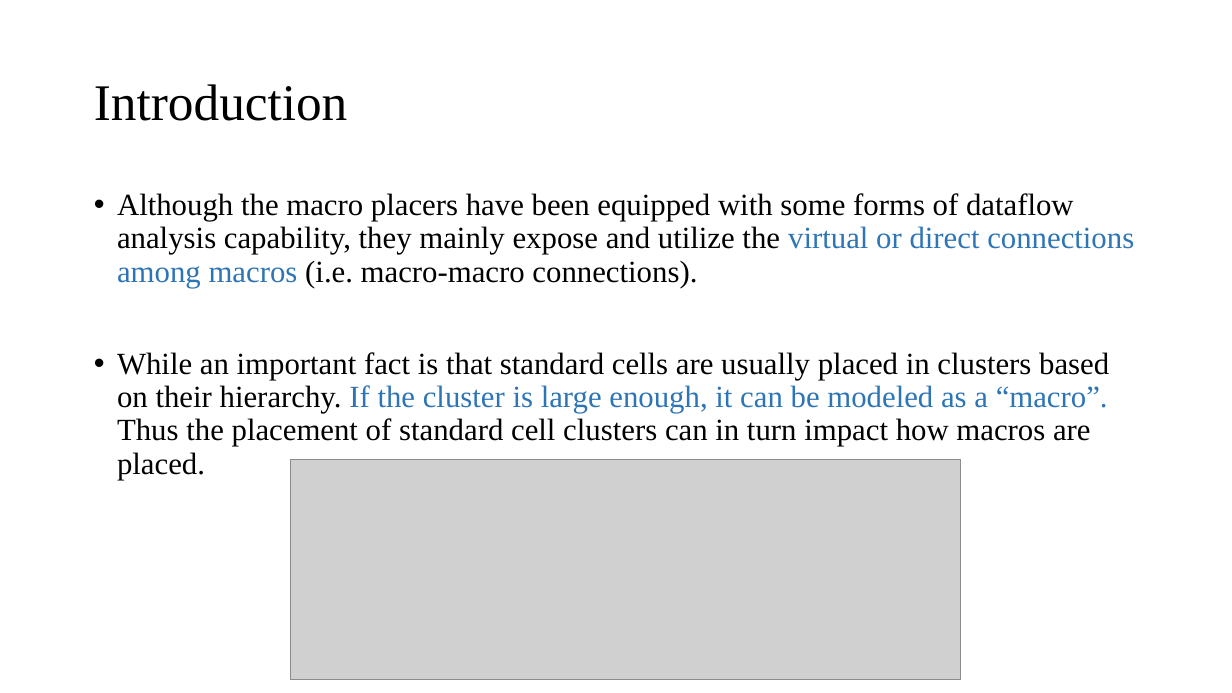
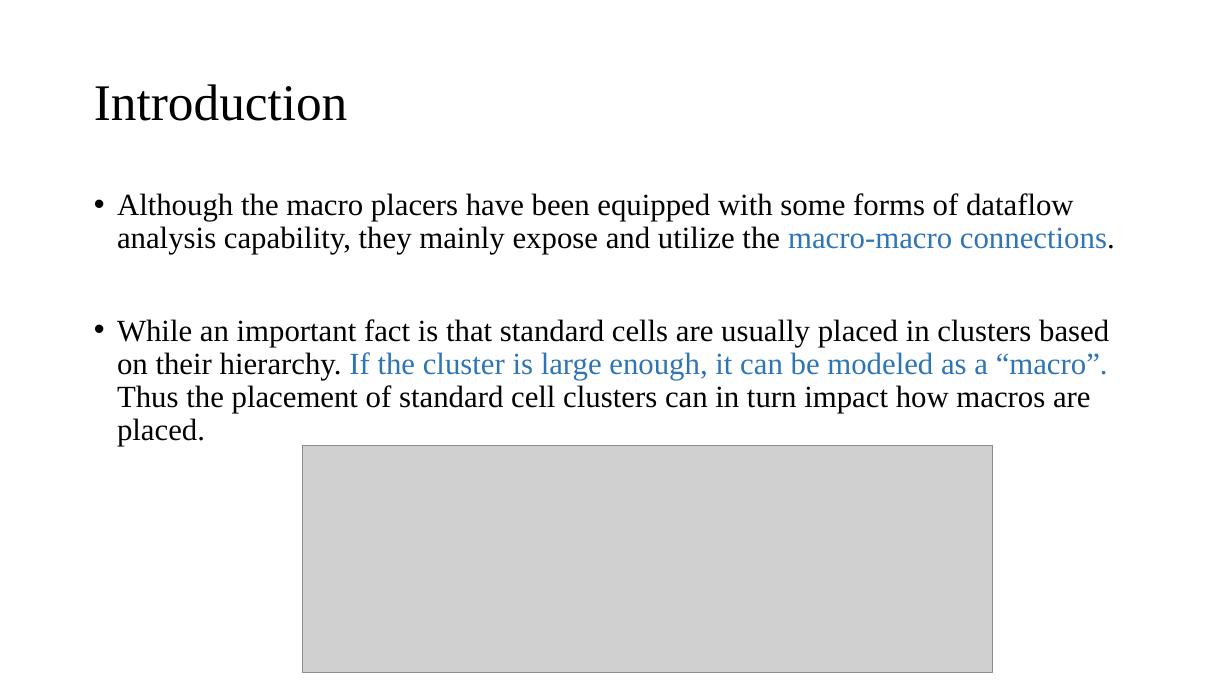
Before and after one commit to demon02130101/Lab, a slide deck: slide 6 of PPT/Standard Cell Do Matter.pptx. Drawn at 1232x693 pixels with LibreOffice and Linux fonts; fonts in the diff are those of the drawing; grey boxes stand for pictures. Boxes give left, top, right and bottom in pixels: in the first picture for what was removed or moved away, otherwise in the second. Text is boxed around its words. In the diff, an @@ line names an element or a change of style, - is before the commit and + after.

```diff
--- a/PPT/Standard Cell Do Matter.pptx
+++ b/PPT/Standard Cell Do Matter.pptx
@@ text at <box>117,193,1115,255</box>: text changed @@
-• Although the macro placers have been equipped with some forms of dataflow analysis capability, they mainly expose and utilize the virtual or direct connections among macros (i.e. macro-macro connections).
+• Although the macro placers have been equipped with some forms of dataflow analysis capability, they mainly expose and utilize the macro-macro connections.
@@ picture: place and size @@
-picture at <box>290,459,960,680</box>
+picture at <box>303,445,994,673</box>
```
Also in this commit, not shown: 2 other slides changed, 1 other file.
